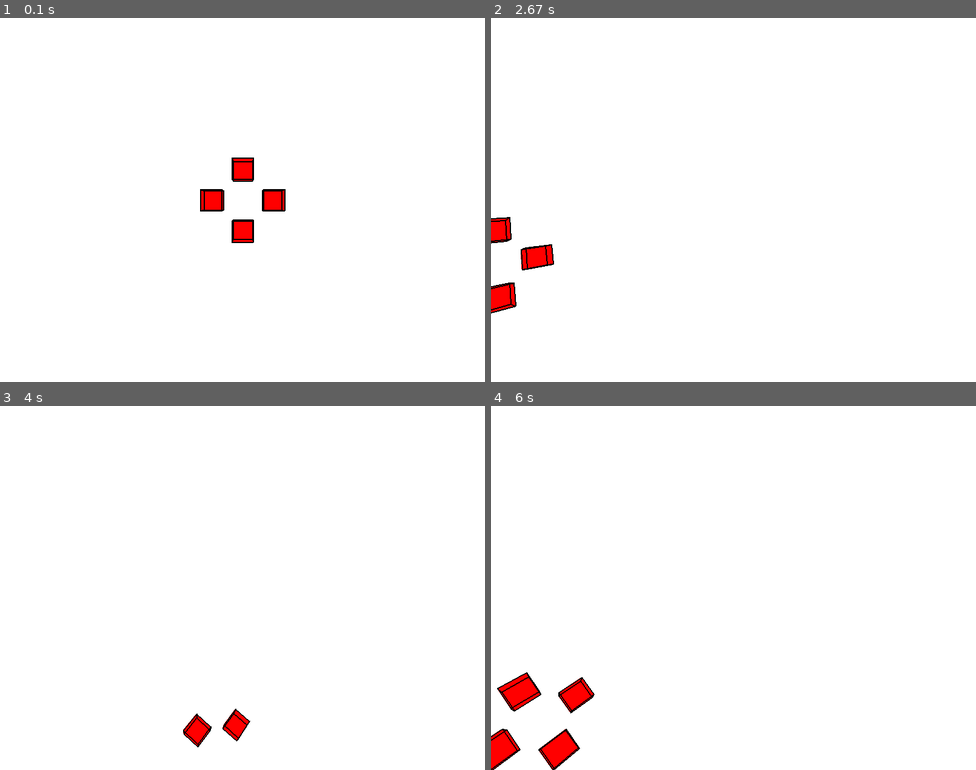
Above: before the commit, frames 1-4 (two rows, left to right).
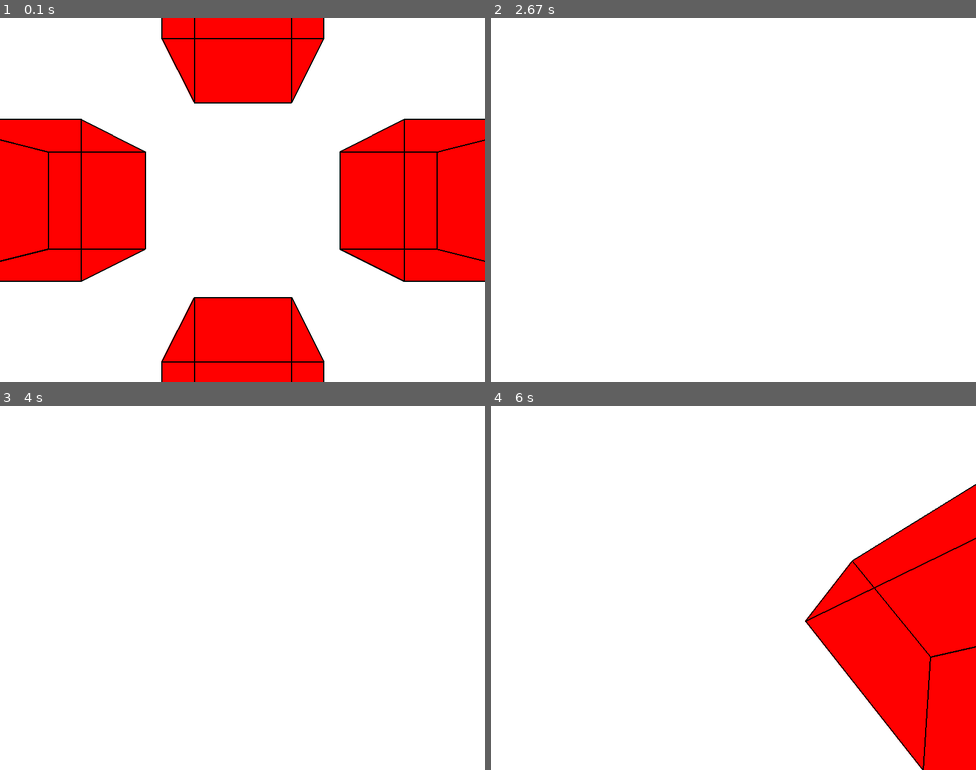
Above: after the commit, the same moments.

Repository: KuzyWoozy/private-pygame-3D-renderer
Game: pygame game, started from main.py
The game is run twice, just before and just after one commit, with the same random seed, the same clock (stepped at 60 frames per second) and the same inputs.
Inputs:
- Up to frame 1 (0.1 s): no input
- Up to frame 2 (2.67 s): hold Q 0.33-0.8 s; hold D 0.33-0.8 s; hold D 0.83-1.3 s; tap Z at 0.9, 1.2, 2.23, 2.53 s; tap X at 0.98, 2.32 s; hold A from 2.17 s (still down)
- Up to frame 3 (4 s): release A at 2.7 s; hold S 2.73-3.03 s; tap Z at 2.8, 3.13, 3.43, 3.57, 3.97 s; tap E at 2.88 s; hold A 3.07-3.47 s; hold W 3.5-3.87 s; tap X at 3.65 s; hold D from 3.9 s (still down)
- Up to frame 4 (6 s): tap E at 4.05, 5.62 s; tap Z at 4.27, 4.63, 5.03, 5.33, 5.53, 5.83 s; release D at 4.53 s; hold S 4.57-4.93 s; hold A 4.97-5.43 s; tap X at 5.12 s; hold D 5.47-5.93 s; hold W from 5.97 s (still down)

The runs differ from the first frame. In frame 1, 39% of the frame differs, in the area x 0-100%, y 0-100%; in frame 2, 1.0%; in frame 3, 0.6%; in frame 4, 19%.

Commit message:
Cleaned up matrix multiplication of rotations

Diff:
--- a/Entity.py
+++ b/Entity.py
@@ -1,6 +1,5 @@
 import pygame as pg
 import numpy as np
-from Environment3D import SCREEN_SIZE
 from abc import ABC, abstractmethod
 from typing import Tuple
 from Config import *
@@ -14,15 +13,14 @@
 
 
 class Entity(ABC):
-    def __init__(self, colour):
+    def __init__(self, colour: Tuple[int, int, int]) -> None:
         global FOV_HALF, SCREEN_SIZE
 
-        self.dots = []
+        self.dots: np.ndarray = np.empty(0)
 
-        self.colour = colour
+        self.colour: Tuple[int, int, int] = colour
         # Calculate the offset of the eye based on the desired vertical field of view
-        self.eyeOffset = (SCREEN_SIZE[0]/2)/(np.tan(FOV_HOR_HALF))
-
+        self.eyeOffset: float = (SCREEN_SIZE[0]/2)/(np.tan(FOV_HOR_HALF))
 
 
     def move(self, x_dist: float, y_dist: float, z_dist: float) -> None:
@@ -41,43 +39,39 @@
     def __init__(self, center: Tuple[float, float, float], size: Tuple[float, float, float], angle: Tuple[float, float, float]) -> None:
         super().__init__((255, 0 ,0))
 
-        self.size = np.array([size[0], size[1], size[2]])
+        self.size: np.ndarray = np.array([size[0], size[1], size[2]])
 
-        self.edge_width = 2
+        self.edge_width: int = 2
 
-        self.dots = np.array([
-                            [[-1, 0, 0], [0, -1, 0], [0, 0, -1]],
-                            [[-1, 0, 0], [0, 1, 0], [0, 0, -1]],
-                            [[1, 0, 0], [0, 1, 0], [0, 0, -1]],
-                            [[1, 0, 0], [0, -1, 0], [0, 0, -1]],
-                            [[1, 0, 0], [0, -1, 0], [0, 0, 1]],
-                            [[1, 0, 0], [0, 1, 0], [0, 0, 1]],
-                            [[-1, 0, 0], [0, 1, 0], [0, 0, 1]],
-                            [[-1, 0, 0], [0, -1, 0], [0, 0, 1]],
+        self.dots: np.ndarray = np.array([
+                            [-1, 1, -1],
+                            [1, 1, -1],
+                            [1, 1, 1],
+                            [-1, 1, 1],
+                            [-1, -1, -1],
+                            [1, -1, -1],
+                            [1, -1, 1],
+                            [-1, -1, 1]
                             ], dtype=np.float64)
 
-        self.dots = np.array([0, 0, self.eyeOffset]) + center + ((self.size/2) * self.dots)
+        self.dots = center + ((self.size/2) * self.dots)
 
-        self.dots_t = self.dots.transpose((0, 2, 1))
+        self.dots_t: np.ndarray = self.dots.transpose((1, 0))
 
         self.rotate(angle[0], angle[1], angle[2])
-
-    def _mergeDotVectors(self) -> np.array:
-        return np.sum(self.dots, axis=-2)
 
     # angle == [x_rot, y_rot, z_rot]
     def rotate(self, x_rot: float, y_rot: float, z_rot: float) -> None:
 
-
-        rot_x = np.array([
+        rot_x:  np.ndarray = np.array([
                         [1, 0, 0],
                         [0, np.cos(x_rot), -np.sin(x_rot)],
                         [0, np.sin(x_rot), np.cos(x_rot)]])
-        rot_y = np.array([
+        rot_y: np.ndarray = np.array([
                         [np.cos(y_rot), 0, np.sin(y_rot)],
                         [0, 1, 0],
                         [-np.sin(y_rot), 0, np.cos(y_rot)]])
-        rot_z = np.array([
+        rot_z: np.ndarray = np.array([
                         [np.cos(z_rot), -np.sin(z_rot), 0],
                         [np.sin(z_rot), np.cos(z_rot), 0],
                         [0, 0, 1]])
@@ -89,18 +83,11 @@
     def blit(self, surf: pg.surface.Surface) -> None:
         global SCREEN_SIZE
 
-        dots = self._mergeDotVectors()
+        dots: np.ndarray = self.dots.copy()
 
         # Horrifc ik, but I cannot think of a better solution yet
         if (dots[:, 2] < 0).any():
             return
-
-        if ((np.arctan(dots[:, 0]/dots[:, 2]) < -FOV_HOR_HALF).all() or (np.arctan(dots[:, 0]/dots[:, 2]) > FOV_HOR_HALF).all()):
-            return
-
-        if ((np.arctan(dots[:, 1]/dots[:, 2]) < -FOV_VERT_HALF).all() or (np.arctan(dots[:, 1]/dots[:, 2]) > FOV_VERT_HALF).all()):
-            return
-
 
 
         dots[:, 1] = self.eyeOffset * (dots[:, 1]/dots[:, 2])
@@ -112,15 +99,14 @@
 
         dots = np.delete(dots, 2, axis=-1)
 
-        edges = np.array([
+        edges: np.ndarray = np.array([
                 [dots[0], dots[1], dots[2], dots[3]],
-                [dots[2], dots[3], dots[4], dots[5]],
                 [dots[4], dots[5], dots[6], dots[7]],
-                [dots[6], dots[7], dots[0], dots[1]],
-                [dots[0], dots[3], dots[4], dots[7]],
-                [dots[1], dots[2], dots[5], dots[6]]
+                [dots[0], dots[4], dots[5], dots[1]],
+                [dots[1], dots[5], dots[6], dots[2]],
+                [dots[2], dots[6], dots[7], dots[3]],
+                [dots[3], dots[7], dots[4], dots[0]],
                 ])
-
 
         for edge in edges:
             pg.draw.polygon(surf, self.colour, edge)
--- a/Environment3D.py
+++ b/Environment3D.py
@@ -29,8 +29,8 @@
                 (pg.K_s, {"func": lambda : self.rotate(np.pi/180 * ROTATION_ANGLE,0, 0)}),
                 (pg.K_d, {"func": lambda : self.rotate(0, -np.pi/180 * ROTATION_ANGLE, 0)}),
                 (pg.K_a, {"func": lambda : self.rotate(0, np.pi/180 * ROTATION_ANGLE, 0)}),
-                (pg.K_q, {"func": lambda : self.move(0, 0, MOVEMENT_DISTANCE)}),
-                (pg.K_e, {"func": lambda : self.move(0, 0, -MOVEMENT_DISTANCE)}),
+                (pg.K_q, {"func": lambda : self.move(0, 0, -MOVEMENT_DISTANCE)}),
+                (pg.K_e, {"func": lambda : self.move(0, 0, MOVEMENT_DISTANCE)}),
                 (pg.K_z, {"func": lambda : self.rotate(0, 0, -np.pi/180 * ROTATION_ANGLE)}),
                 (pg.K_x, {"func": lambda : self.rotate(0, 0, np.pi/180 * ROTATION_ANGLE)}),
                 ])
@@ -44,10 +44,10 @@
 
 
         self.entities = [
-                Rectangle((50,0,0), (100, 100, 100), (0,0,0)),
-                Rectangle((-50,0,0), (100, 100, 100), (0,0,0)),
-                Rectangle((0,50,0), (100, 100, 100), (0,0,0)),
-                Rectangle((0,-50,0), (100, 100, 100), (0,0,0)),
+                Rectangle((75,0,100), (50, 50, 50), (0,0,0)),
+                Rectangle((-75,0,100), (50, 50, 50), (0,0,0)),
+                Rectangle((0,75,100), (50, 50, 50), (0,0,0)),
+                Rectangle((0,-75,100), (50, 50, 50), (0,0,0)),
                 ]
 
 
